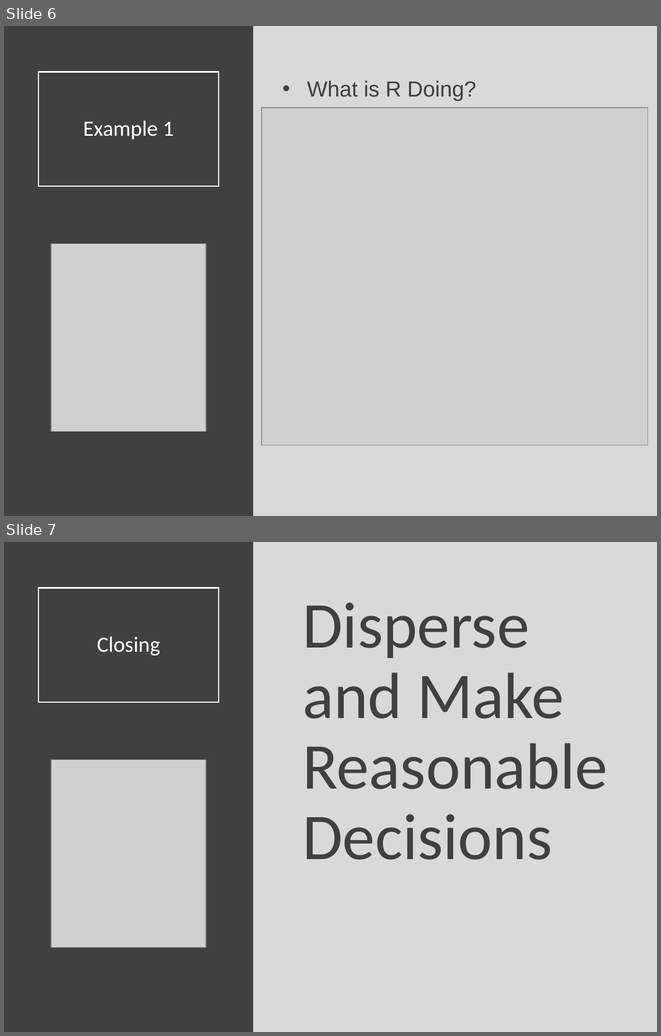
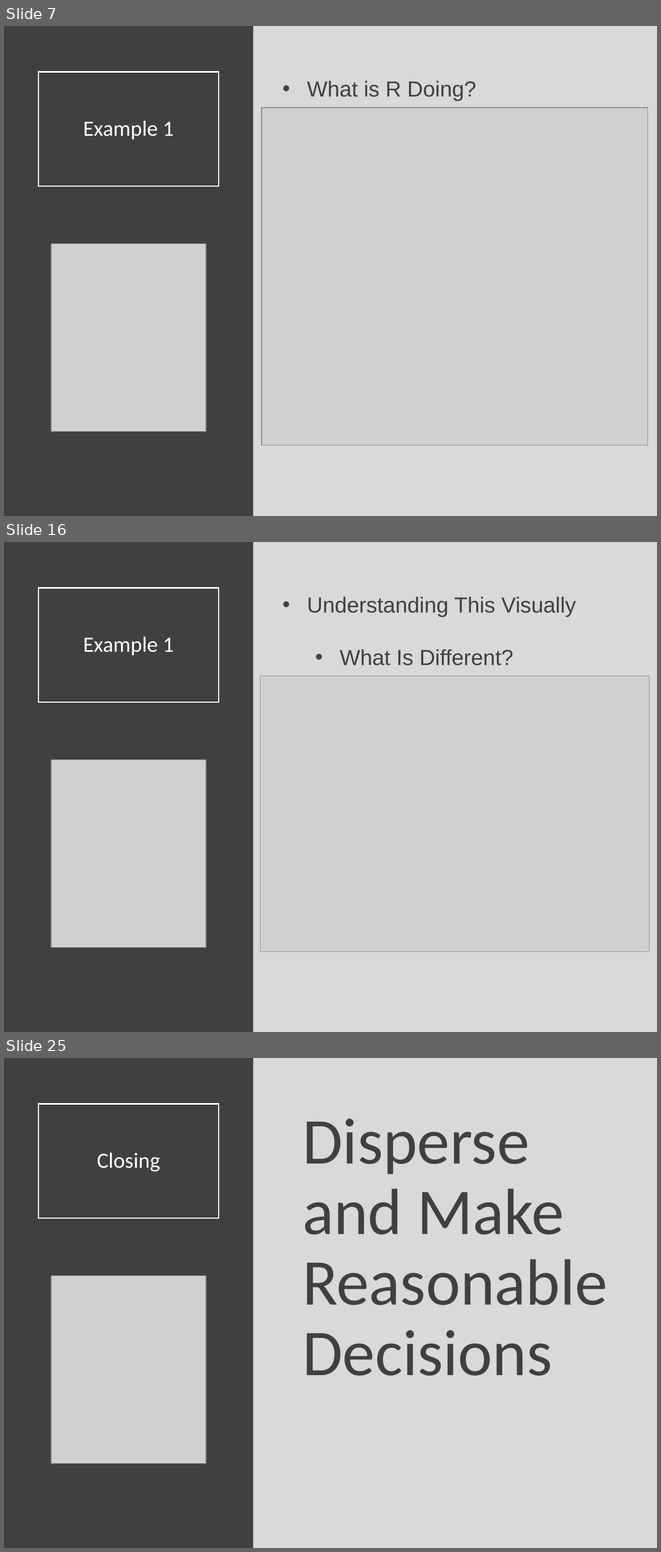
Before and after one commit to Yixf-Self/STOR320_WEBSITE, a slide deck: Lecture/Lecture 27/Lecture 27.pptx. Shown one above the other, each under a label of ours: slides 6 and 7 before the commit, slides 7, 16 and 25 after it; the slides between them are not shown. The pictures are 661x1036 and 661x1552 pixels, drawn with LibreOffice and Linux fonts; fonts in the diff are those of the drawing; grey boxes stand for pictures. Boxes give left, top, right and bottom in pixels: in the first picture for what was removed or moved away, otherwise in the second. Text is boxed around its words. In the diff, an @@ line names an element or a change of style, - is before the commit and + after.

```diff
--- a/Lecture/Lecture 27/Lecture 27.pptx
+++ b/Lecture/Lecture 27/Lecture 27.pptx
@@ slide 16 added at (4, 542, 657, 1032), background #D9D9D9 @@
@@ rectangle added at (4, 542, 254, 1032), fill #404040 @@
@@ title added at (38, 588, 219, 702), outline #FFFFFF 1.5 pt, 24 pt, text #FFFFFF @@
+Example 1
@@ text added at (307, 597, 576, 665), 24 pt, text #404040 @@
+• Understanding This Visually
+  • What Is Different?
@@ picture added at (260, 676, 649, 951) @@
@@ picture added at (51, 759, 206, 947) @@
@@ what was slide 6 is now slide 7 @@
@@ what was slide 7 is now slide 25 @@
```
Also in this commit, not shown: 1 slide changed, 17 other slides added, 5 other files.
